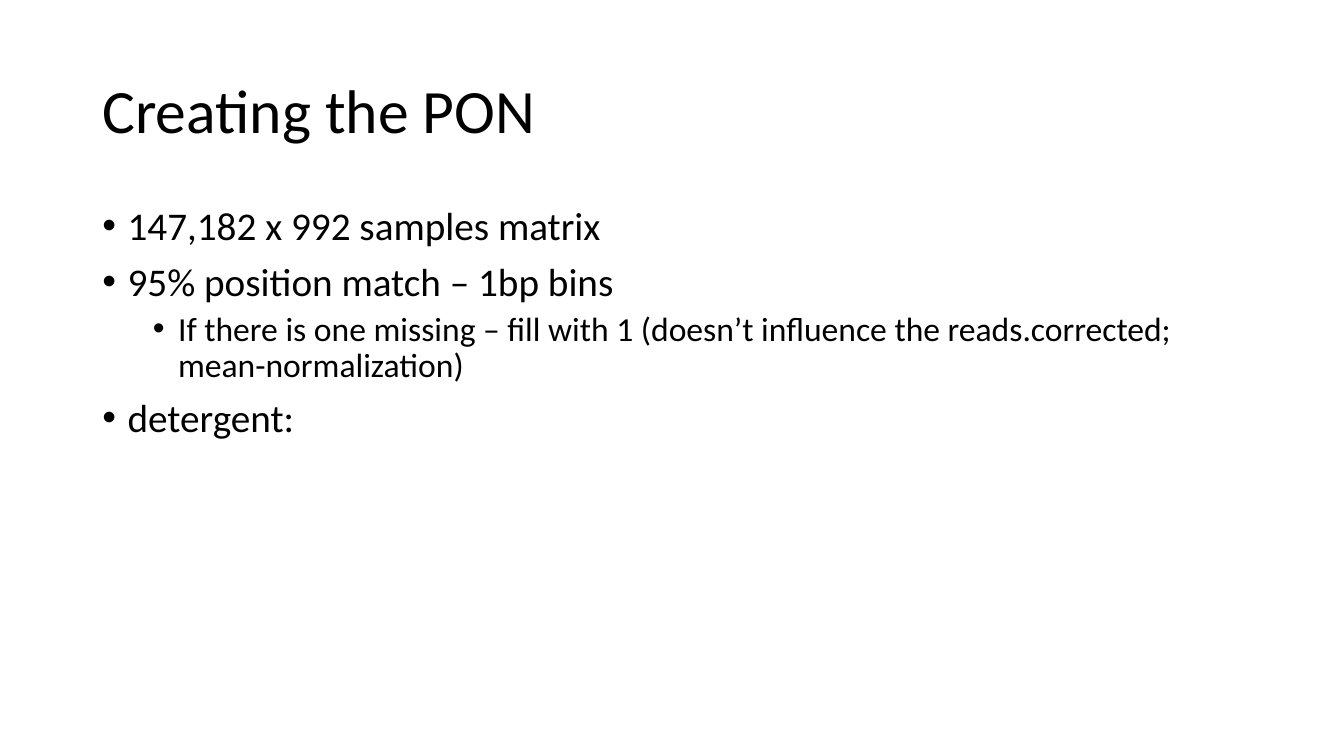
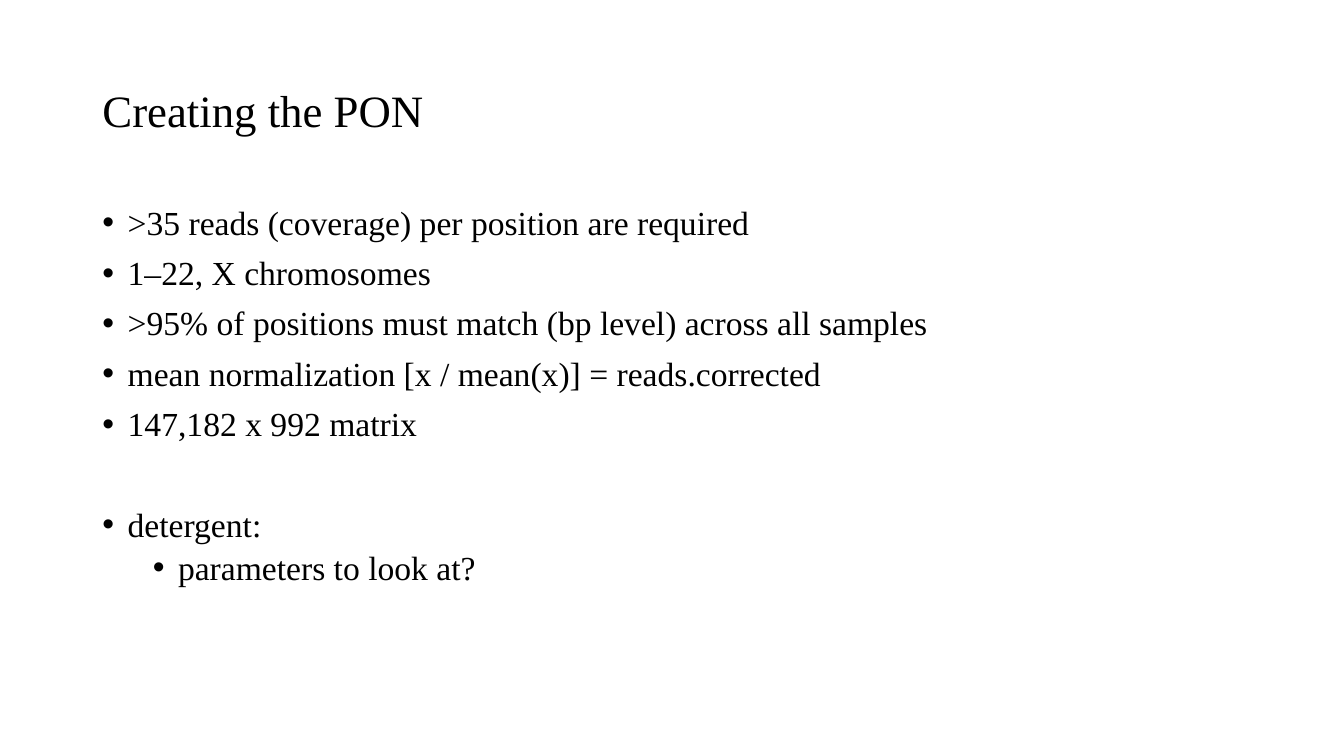
Before and after one commit to chris-kreitzer/DryClean_Facets, a slide deck: slide 3 of IMPACT_DryClean_v1.pptx. Drawn at 1344x756 pixels with LibreOffice and Linux fonts; fonts in the diff are those of the drawing. Boxes give left, top, right and bottom in pixels: in the first picture for what was removed or moved away, otherwise in the second. Text is boxed around its words. In the diff, an @@ line names an element or a change of style, - is before the commit and + after.

Commit message:
updated ppt

```diff
--- a/IMPACT_DryClean_v1.pptx
+++ b/IMPACT_DryClean_v1.pptx
@@ title "Creating the PON" at <box>102,96,424,137</box>: size 44 to 32 pt, font Calibri to Times New Roman @@
@@ text at <box>128,211,927,441</box>: text changed; font Calibri to Times New Roman @@
-• 147,182 x 992 samples matrix
-• 95% position match – 1bp bins
-  • If there is one missing – fill with 1 (doesn’t influence the reads.corrected; mean-normalization)
+• >35 reads (coverage) per position are required
+• 1–22, X chromosomes
+• >95% of positions must match (bp level) across all samples
+• mean normalization [x / mean(x)] = reads.corrected
+• 147,182 x 992 matrix
@@ text at <box>128,513,262,543</box>: size 28 to 24 pt, font Calibri to Times New Roman in "detergent:" @@
@@ text at <box>178,556,475,586</box>: paragraph added @@
+  • parameters to look at?
```
Also in this commit, not shown: 3 other slides changed, 3 slides added, 2 slides removed.
